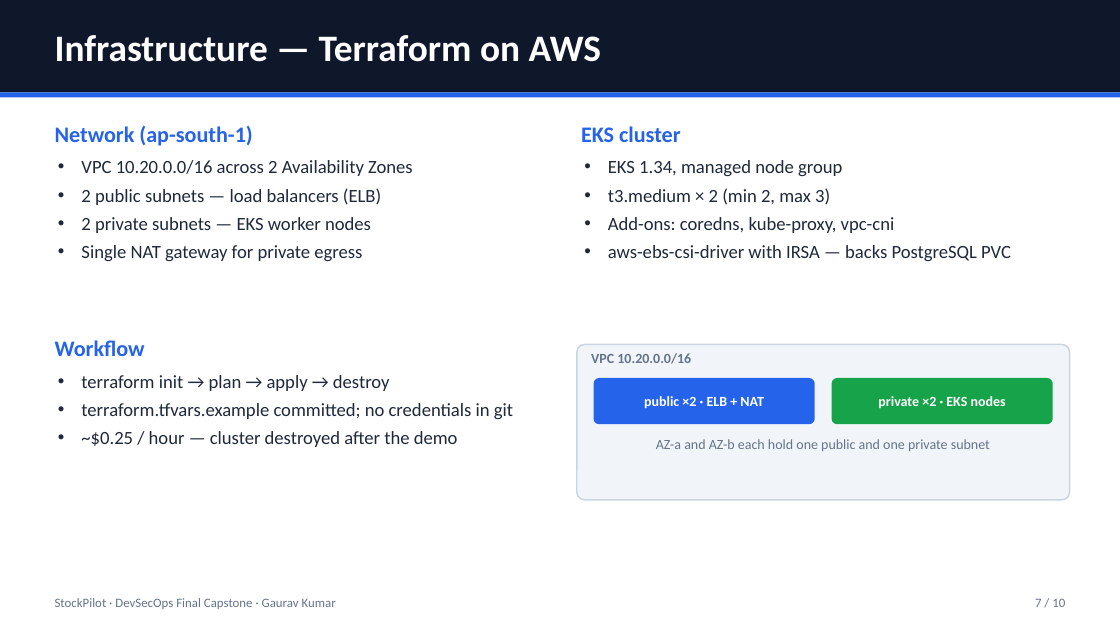
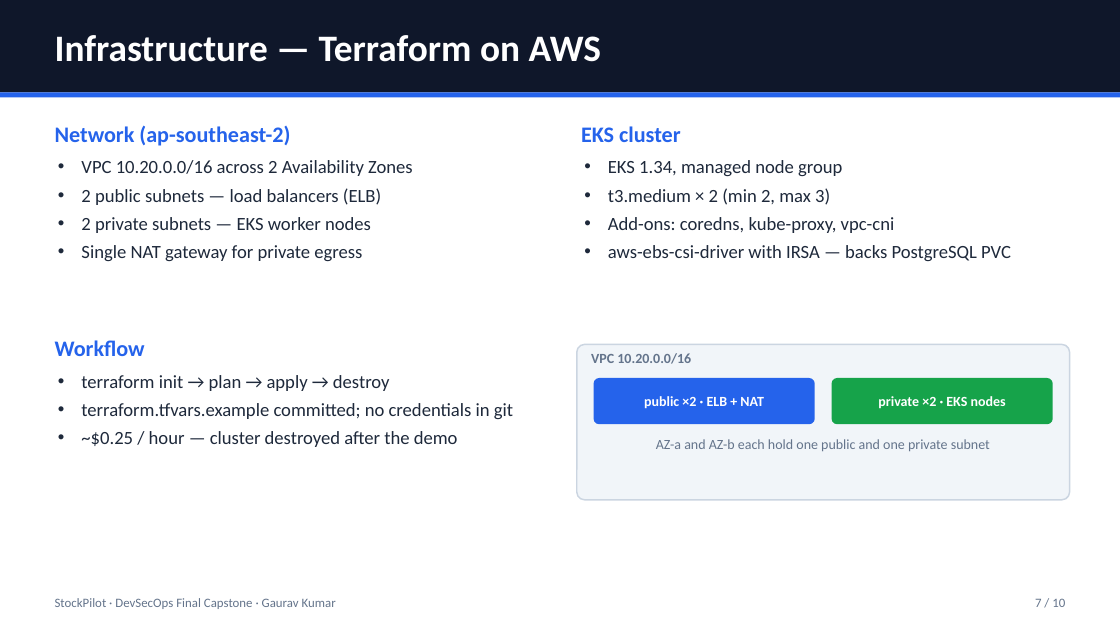
Before and after one commit to Gaurakumar-s/invenpilot-devsecops, a slide deck: slide 7 of demo/slides.pptx. Drawn at 1120x630 pixels with LibreOffice and Linux fonts; fonts in the diff are those of the drawing. Boxes give left, top, right and bottom in pixels: in the first picture for what was removed or moved away, otherwise in the second. Text is boxed around its words. In the diff, an @@ line names an element or a change of style, - is before the commit and + after.

Commit message:
feat(terraform): target ap-southeast-2, EKS 1.36, EBS policy on node role (org policy blocks OIDC)

```diff
--- a/demo/slides.pptx
+++ b/demo/slides.pptx
@@ text at [55, 125, 290, 146]: text changed @@
-Network (ap-south-1)
+Network (ap-southeast-2)
```
Also in this commit, not shown: 8 other files.
